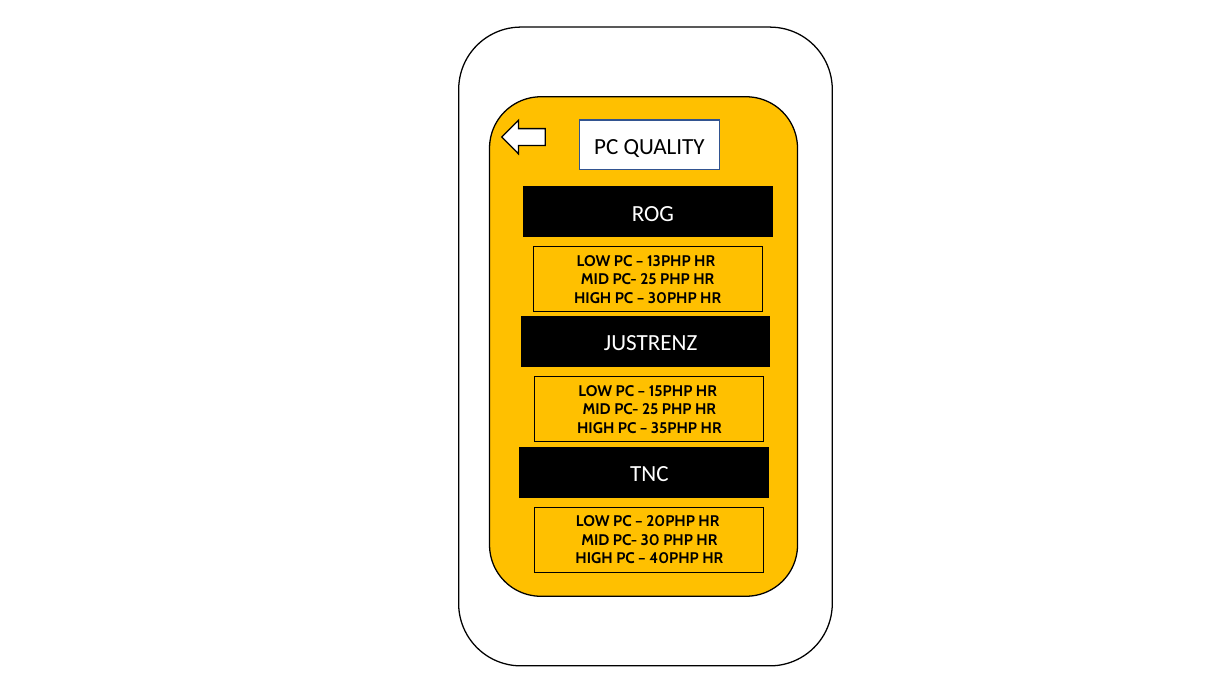
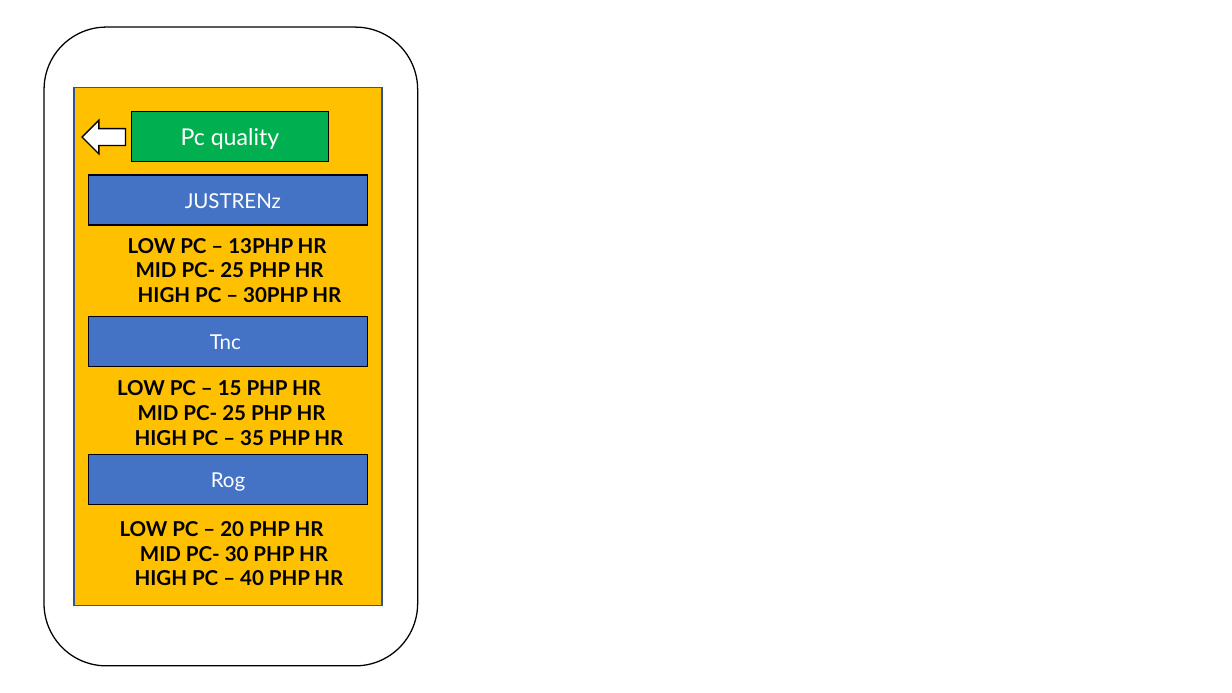
Before and after one commit to dbeler2/userdessf181-A1-dbeler2-jbermudo, a slide deck: slide 12 of userdes.pptx. Drawn at 1232x693 pixels with LibreOffice and Linux fonts; fonts in the diff are those of the drawing. Boxes give left, top, right and bottom in pixels: in the first picture for what was removed or moved away, otherwise in the second. Text is boxed around its words. In the diff, an @@ line names an element or a change of style, - is before the commit and + after.

```diff
--- a/userdes.pptx
+++ b/userdes.pptx
@@ rounded rectangle: place and size @@
-rounded rectangle at bbox=[458, 27, 832, 665]
+rounded rectangle at bbox=[44, 27, 418, 665]
@@ rectangle added at bbox=[74, 88, 382, 606], fill #FFC000, outline #325491 1 pt @@
@@ rectangle "Pc quality": place and size @@
-rectangle "Pc quality" at bbox=[579, 120, 719, 170]
+rectangle "Pc quality" at bbox=[132, 112, 329, 162]
@@ rectangle "Pc quality" at bbox=[132, 112, 329, 162]: fill #FFFFFF to #00B050; outline #325491 1 pt to #000000 1 pt @@
@@ rounded rectangle removed at bbox=[490, 97, 798, 597] @@
@@ left arrow: place and size @@
-left arrow at bbox=[502, 120, 545, 153]
+left arrow at bbox=[82, 120, 126, 153]
@@ text in rectangle at bbox=[181, 128, 279, 149]: text changed; font Calibri to Lato; text colour #000000 to #FFFFFF @@
-PC QUALITY
+Pc quality
@@ rectangle "JUSTRENz": place and size @@
-rectangle "JUSTRENz" at bbox=[521, 317, 770, 367]
+rectangle "JUSTRENz" at bbox=[89, 176, 368, 226]
@@ text in rectangle at bbox=[185, 193, 281, 208]: text changed; size 18 to 16 pt; font Calibri to Lato @@
-JUSTRENZ
+JUSTRENz
@@ text "LOW PC – 13PHP HR": place and size @@
-text "LOW PC – 13PHP HR" at bbox=[533, 247, 762, 312]
+text "LOW PC – 13PHP HR" at bbox=[128, 238, 341, 302]
@@ text "LOW PC – 13PHP HR" at bbox=[128, 238, 341, 302]: size 12 to 16 pt, font Cabin to Lato; outline #000000 0.75 pt to none @@
@@ fill #000000 to #4472C4 in 3 elements at bbox=[89, 176, 368, 226], bbox=[89, 455, 368, 505], bbox=[89, 317, 368, 367] @@
@@ rectangle "Tnc": place and size @@
-rectangle "Tnc" at bbox=[520, 447, 769, 497]
+rectangle "Tnc" at bbox=[89, 317, 368, 367]
@@ text in rectangle at bbox=[210, 334, 241, 349]: text changed; size 18 to 16 pt; font Calibri to Lato @@
-TNC
+Tnc
@@ text added at bbox=[117, 380, 343, 445], 16 pt, text #000000, bold @@
+LOW PC – 15 PHP HR
+MID PC- 25 PHP HR
+HIGH PC – 35 PHP HR
@@ rectangle removed at bbox=[535, 376, 764, 442] @@
-LOW PC – 15PHP HR
-MID PC- 25 PHP HR
-HIGH PC – 35PHP HR
@@ rectangle "Rog": place and size @@
-rectangle "Rog" at bbox=[524, 187, 773, 237]
+rectangle "Rog" at bbox=[89, 455, 368, 505]
@@ text in rectangle at bbox=[211, 472, 245, 491]: text changed; size 18 to 16 pt; font Calibri to Lato @@
-ROG
+Rog
@@ rectangle removed at bbox=[535, 507, 764, 573] @@
-LOW PC – 20PHP HR
-MID PC- 30 PHP HR
-HIGH PC – 40PHP HR
@@ text added at bbox=[120, 521, 343, 585], 16 pt, text #000000, bold @@
+LOW PC – 20 PHP HR
+MID PC- 30 PHP HR
+HIGH PC – 40 PHP HR
```
Also in this commit, not shown: 3 other slides changed, 3 slides added, 2 slides removed.
